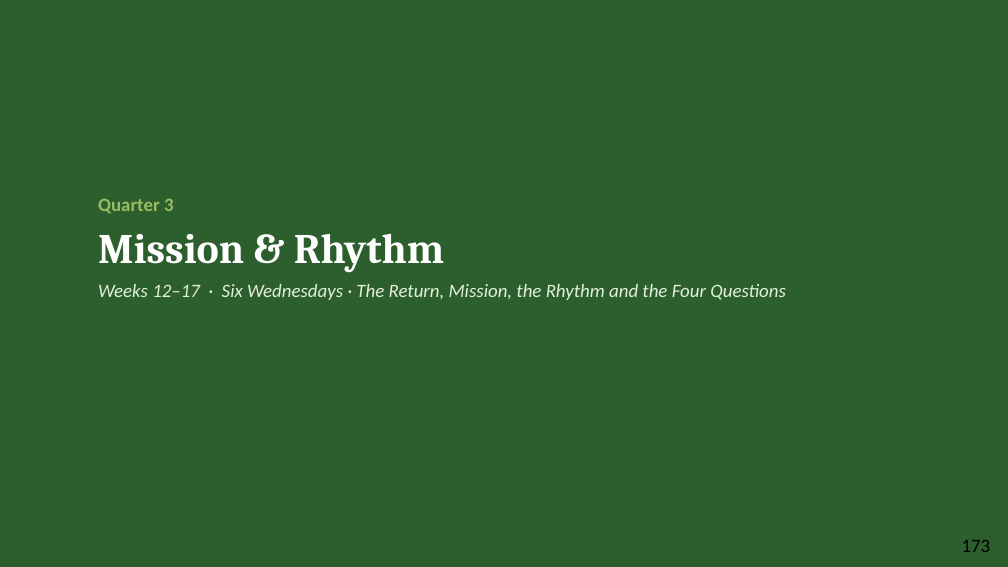
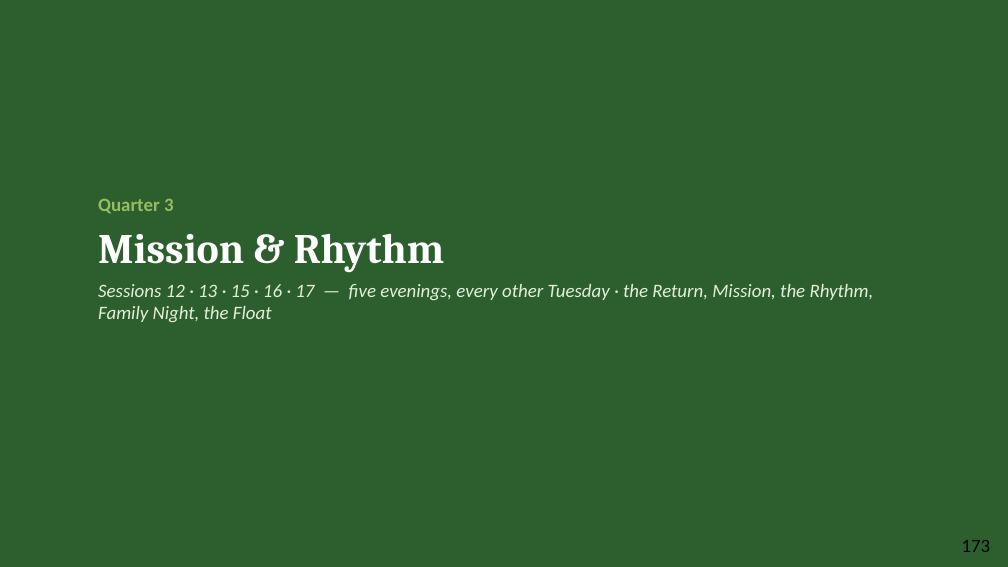
Before and after one commit to jgtittle-ministries/fellowship-of-the-heart-pilot-at-cca-dev, a slide deck: slide 17 of _implementation-notes/evening-series/FotH Evening Session 11 Slides DRAFT v1.pptx. Drawn at 1008x567 pixels with LibreOffice and Linux fonts; fonts in the diff are those of the drawing. Boxes give left, top, right and bottom in pixels: in the first picture for what was removed or moved away, otherwise in the second. Text is boxed around its words. In the diff, an @@ line names an element or a change of style, - is before the commit and + after.

```diff
--- a/_implementation-notes/evening-series/FotH Evening Session 11 Slides DRAFT v1.pptx
+++ b/_implementation-notes/evening-series/FotH Evening Session 11 Slides DRAFT v1.pptx
@@ text at (98,284,874,322): text changed @@
-Weeks 12–17 · Six Wednesdays · The Return, Mission, the Rhythm and the Four Questions
+Sessions 12 · 13 · 15 · 16 · 17 — five evenings, every other Tuesday · the Return, Mission, the Rhythm, Family Night, the Float
```
Also in this commit, not shown: 2 other files.
